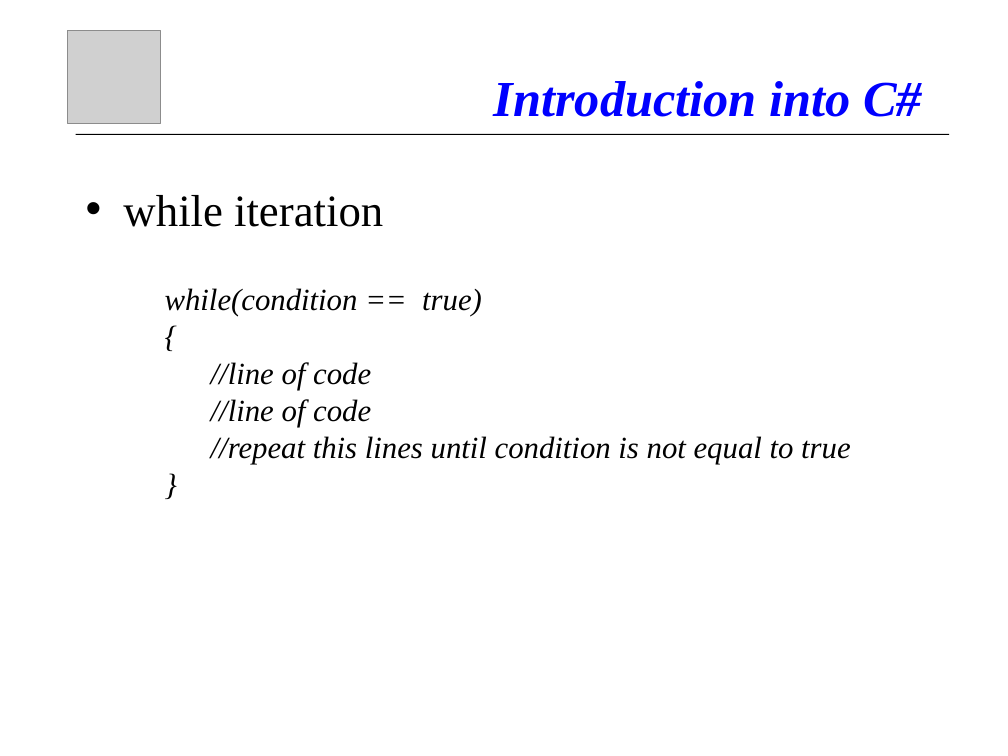
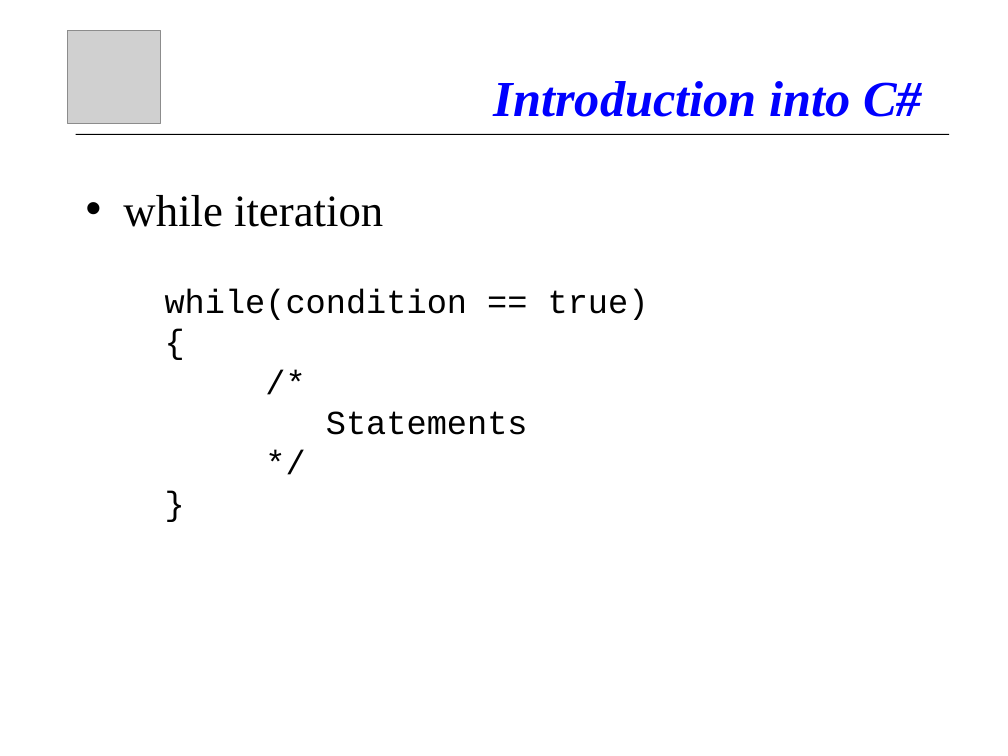
Before and after one commit to atillakati/fit_omicron_atilla, a slide deck: slide 21 of doc/C#_Kurs_en.ppt. Drawn at 1008x756 pixels with LibreOffice and Linux fonts; fonts in the diff are those of the drawing; grey boxes stand for pictures. Boxes give left, top, right and bottom in pixels: in the first picture for what was removed or moved away, otherwise in the second. Text is boxed around its words. In the diff, an @@ line names an element or a change of style, - is before the commit and + after.

```diff
--- a/doc/C#_Kurs_en.ppt
+++ b/doc/C#_Kurs_en.ppt
@@ text at [165, 289, 649, 320]: size 22 to 24 pt, font Times New Roman to Courier New, italic off in "while(condition == true)", "{", "}" @@
@@ text at [326, 411, 528, 435]: text changed; size 22 to 24 pt; font Times New Roman to Courier New; italic off @@
-//line of code
-//line of code
-//repeat this lines until condition is not equal to true
+/*
+Statements
+*/
```
Also in this commit, not shown: 9 other slides changed, 3 slides added, 2 slides removed, 4 other files.
